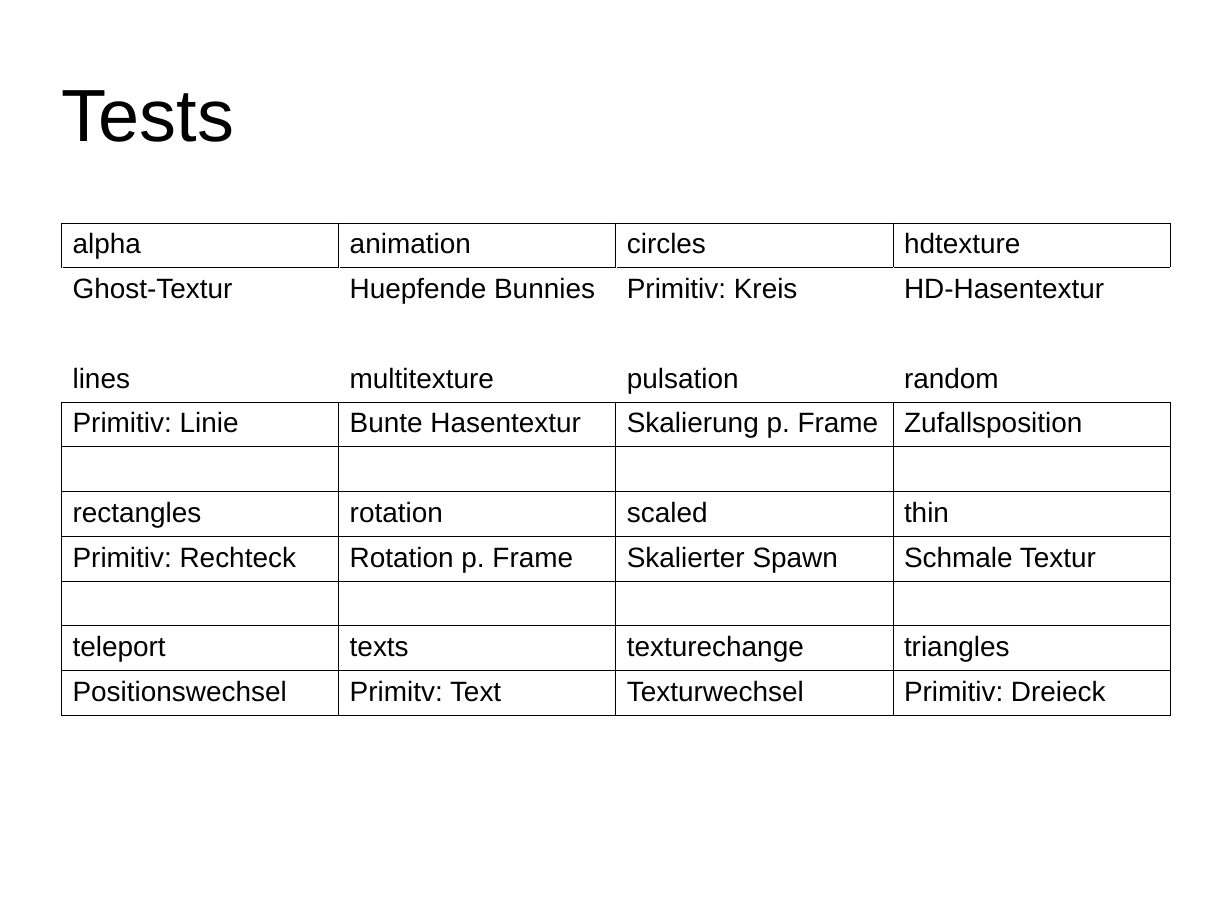
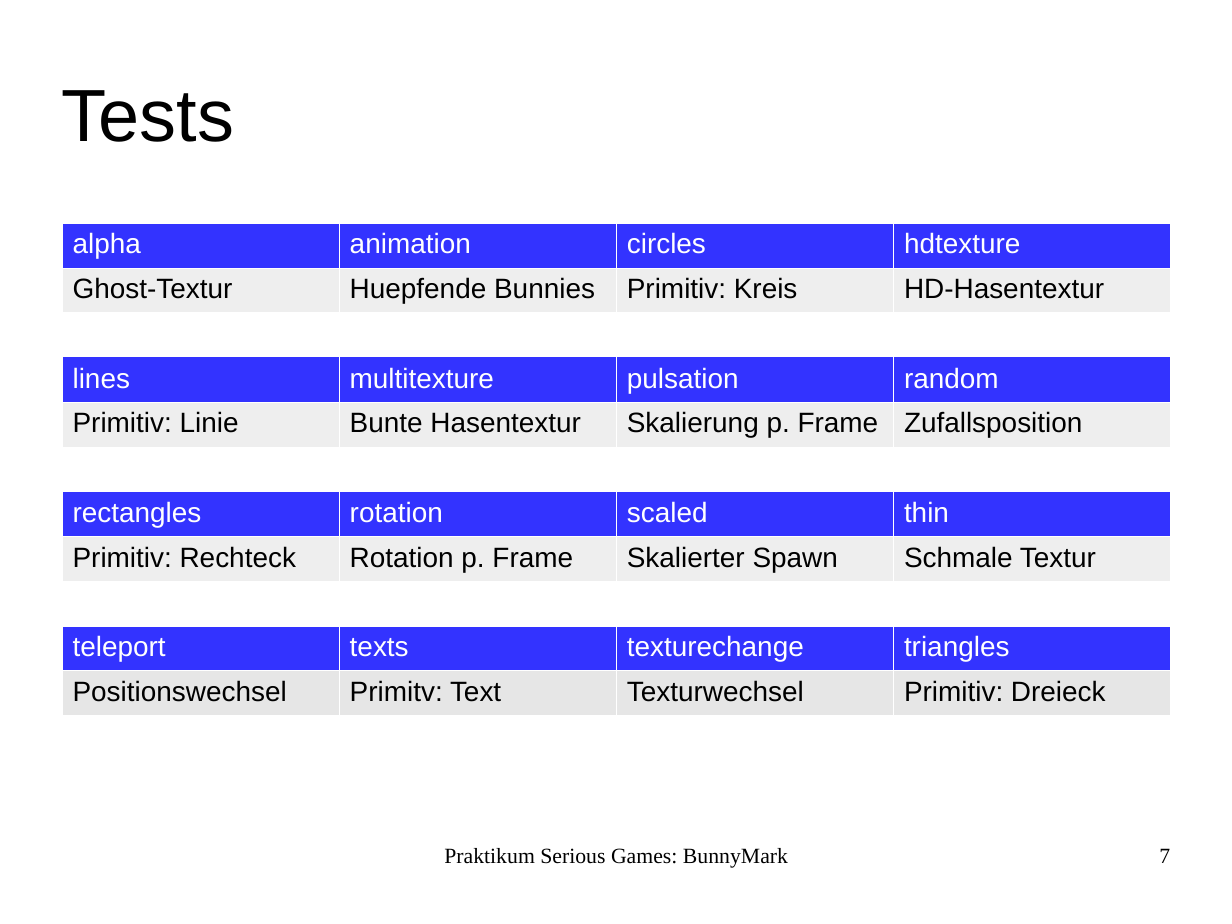
Before and after one commit to LiXiling/bunnysuite, a slide deck: slide 7 of Ausarbeitung/Presentation.odp. Drawn at 1232x924 pixels with LibreOffice and Linux fonts; fonts in the diff are those of the drawing; background and template pictures are left out. Boxes give left, top, right and bottom in pixels: in the first picture for what was removed or moved away, otherwise in the second. Text is boxed around its words. In the diff, an @@ line names an element or a change of style, - is before the commit and + after.

```diff
--- a/Ausarbeitung/Presentation.odp
+++ b/Ausarbeitung/Presentation.odp
@@ table at <box>61,222,1171,706</box> @@
@@ fill none to #3333FF in 16 cells @@
@@ fill none to #EEEEEE in 12 cells @@
@@ fill none to #E6E6E6 in row 11 @@
@@ text colour #000000 to #FFFFFF in "alpha", "animation", "circles", "hdtexture" and 12 more places @@
@@ borders changed @@
@@ text added at <box>444,848,788,868</box>, 14 pt, text #000000 @@
+Praktikum Serious Games: BunnyMark
@@ page number added at <box>1159,848,1170,863</box>, 14 pt, text #000000 @@
+7
```
Also in this commit, not shown: 5 other slides changed, 2 other files.
